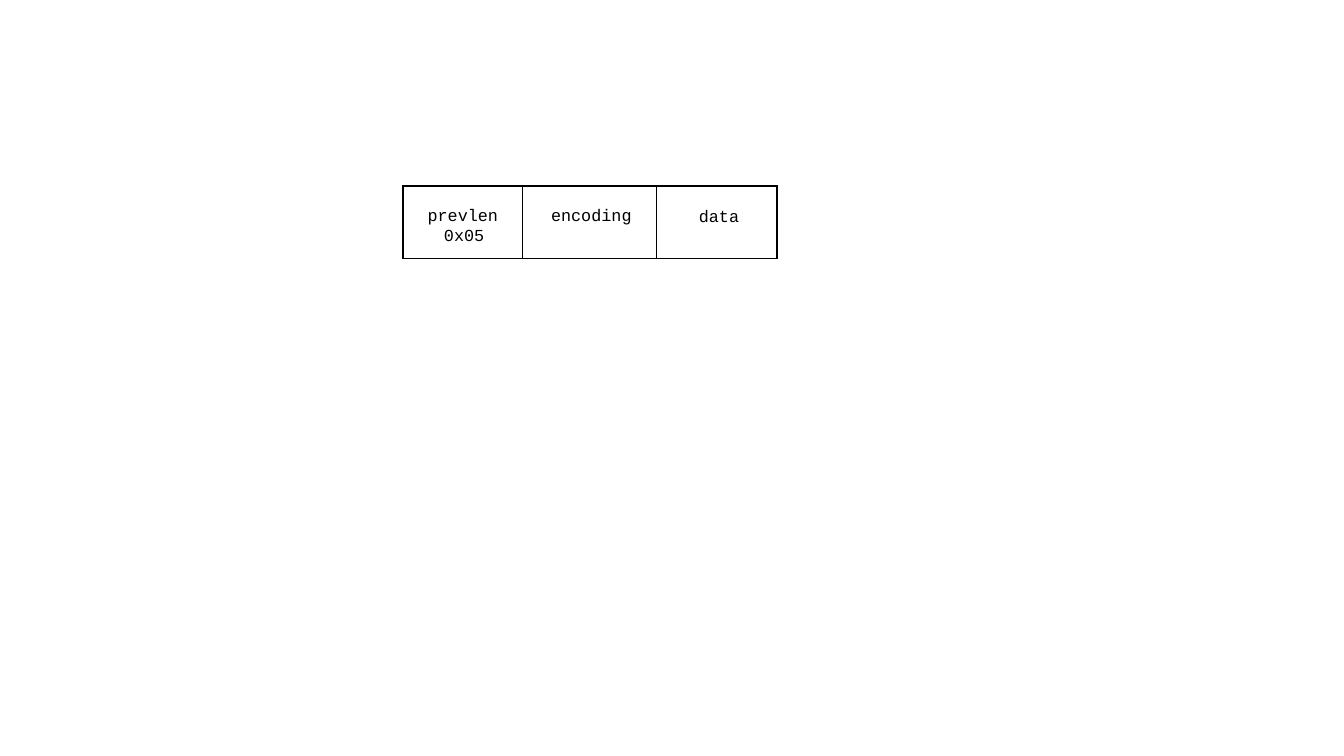
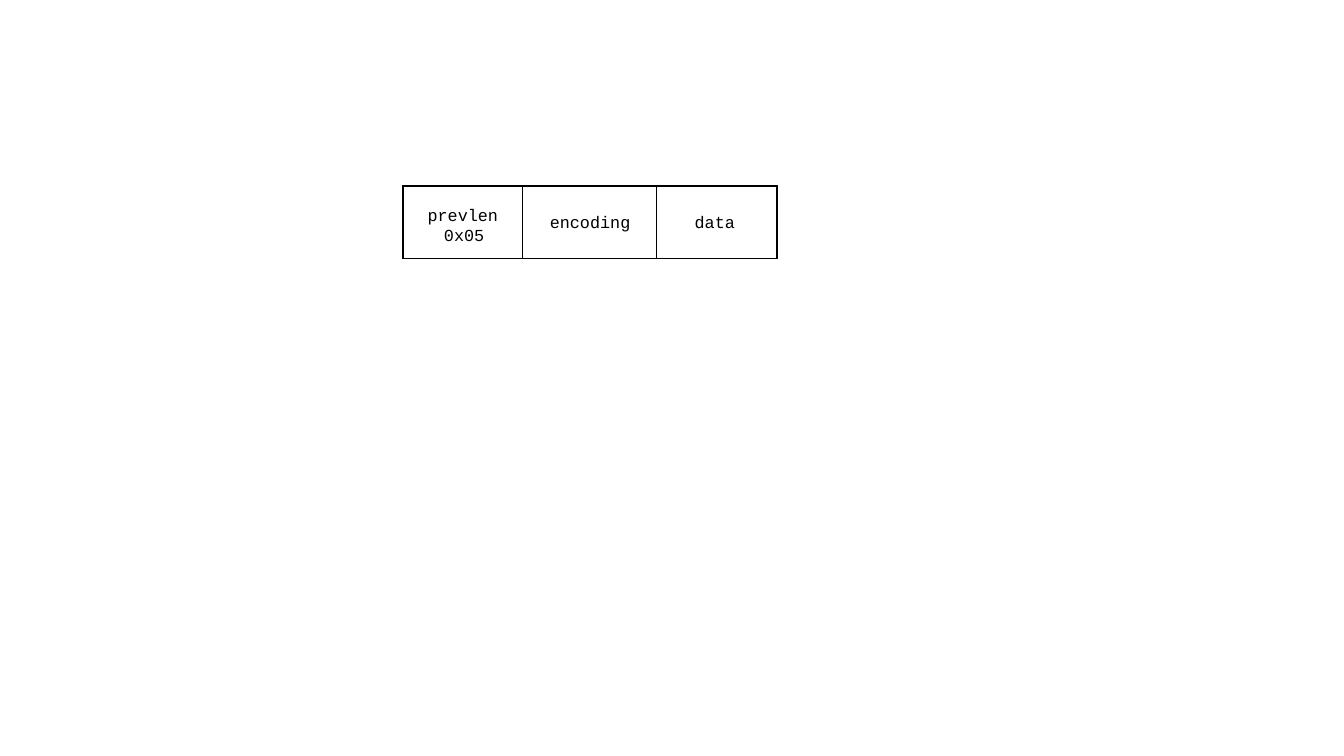
Before and after one commit to zhangm365/CS_NOTE, a slide deck: slide 1 of Redis/pics/pics.pptx. Drawn at 1344x756 pixels with LibreOffice and Linux fonts; fonts in the diff are those of the drawing. Boxes give left, top, right and bottom in pixels: in the first picture for what was removed or moved away, otherwise in the second. Text is boxed around its words. In the diff, an @@ line names an element or a change of style, - is before the commit and + after.

```diff
--- a/Redis/pics/pics.pptx
+++ b/Redis/pics/pics.pptx
@@ text "encoding": place and size @@
-text "encoding" at bbox=[551, 209, 632, 225]
+text "encoding" at bbox=[550, 216, 631, 232]
@@ text "data": place and size @@
-text "data" at bbox=[699, 210, 739, 223]
+text "data" at bbox=[695, 216, 735, 229]
```
Also in this commit, not shown: 2 slides added, 6 other files.
